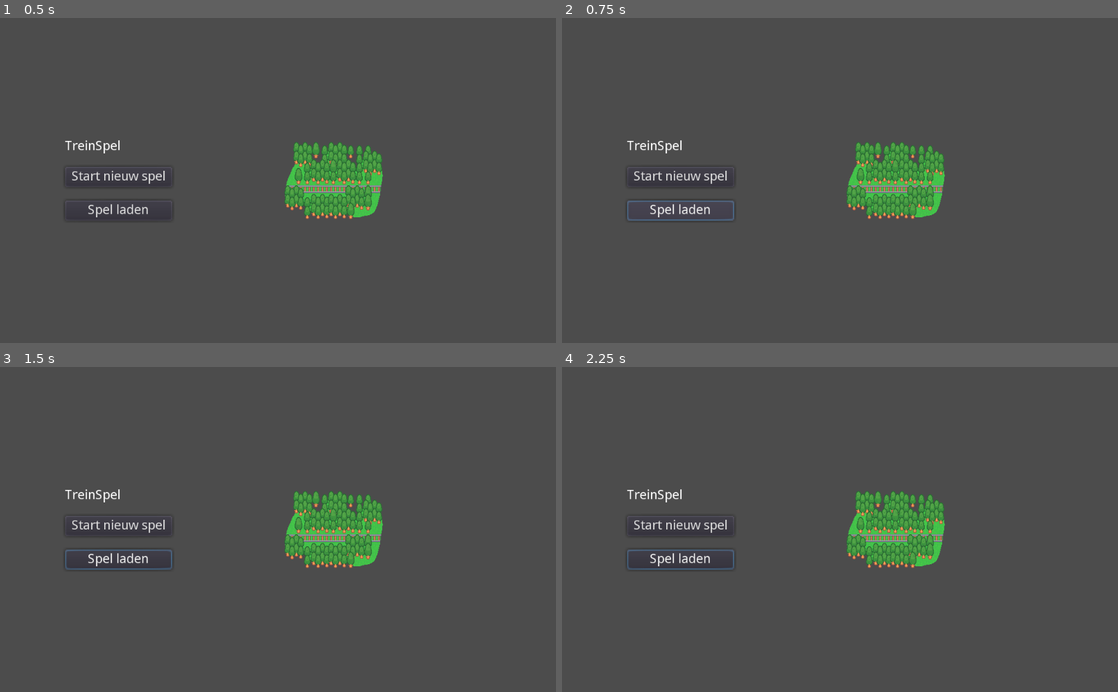
Above: before the commit, frames 1-4 (two rows, left to right).
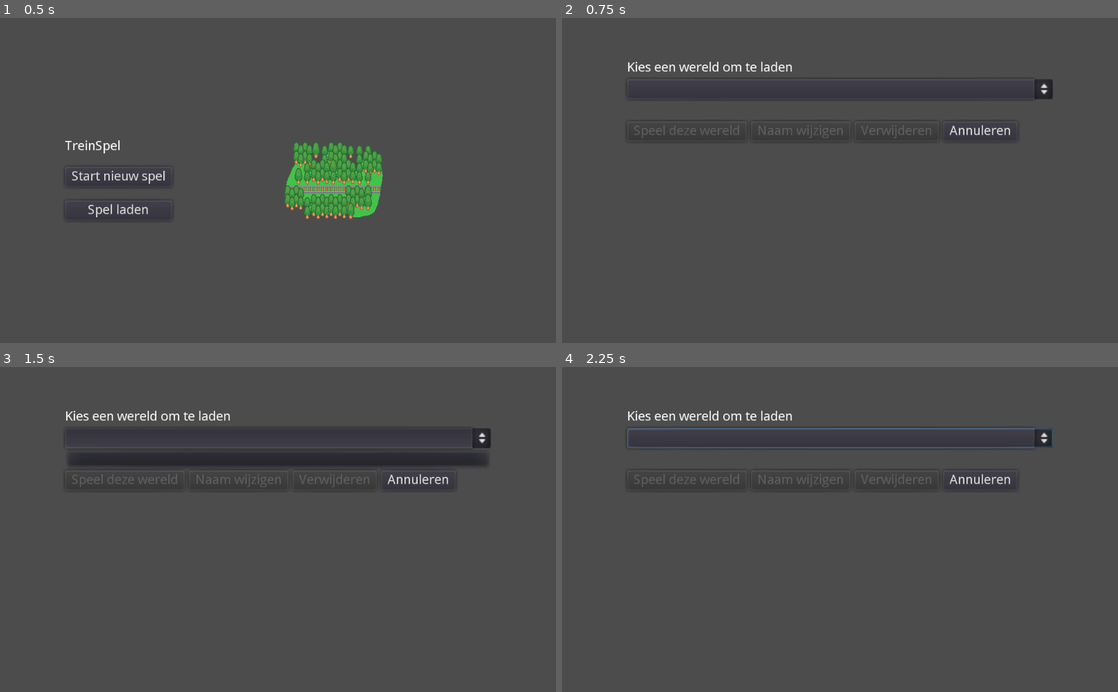
Above: after the commit, the same moments.

Repository: 2zqa/traingame
Game: Godot game, scene res://Scenes/TitleScreen.tscn
Same seed, same stepped clock (60 frames per second), same inputs: the game is played once before the commit and once after it.
Inputs (mouse positions are in pixels of both pictures, inside the frame that each line leads up to):
- Up to frame 1 (0.5 s): no input
- Up to frame 2 (0.75 s): click "Spel laden" at 0.5 s
- Up to frame 3 (1.5 s): click (278, 438) at 1.27 s
- Up to frame 4 (2.25 s): click (979, 480) at 2 s, where only the run after the commit has a clickable "Annuleren"

Frame 1 is identical in both runs. In frame 2, 4.7% of the frame differs, in the area x 11-89%, y 13-63%; in frame 3, 7.7%; in frame 4, 5.3%.
Error after the commit: Invalid call. Nonexistent function 'values' in base '_Directory'. (res://Scenes/LoadWorldScreen.gd:10)

Commit message:
Fix world saving, add mock-up of loading screen

Diff:
--- a/TrainGame-Godot/Scenes/GameScreen.gd
+++ b/TrainGame-Godot/Scenes/GameScreen.gd
@@ -99,5 +99,6 @@
 
 func _on_SideMenu_save_and_quit_requested() -> void:
     FileIO.write(Global.world_save_location, WORLD_RECTANGLE, $World/ObjectsTileMap, $World/GroundTileMap)
-    if not get_tree().change_scene(_MENU_SCREEN):
+    FileIO.write_name(Global.world_save_location, Global.world_name)
+    if get_tree().change_scene(_MENU_SCREEN) != OK:
         push_error("Failed to change scene")
--- /dev/null
+++ b/TrainGame-Godot/Scenes/LoadWorldScreen.gd
@@ -0,0 +1,42 @@
+extends MarginContainer
+
+var _world_names: PoolStringArray
+var _world_files: PoolStringArray
+var _world_id: int = -1
+
+# Called when the node enters the scene tree for the first time.
+func _ready():
+    var worlds = FileIO.read_world_names(Global.WORLD_FOLDER)
+    self._world_names = PoolStringArray(worlds.values())
+    self._world_files = PoolStringArray(worlds.keys())
+
+    var world_selector = $Container/WorldSelector
+    if worlds.size() == 0:
+        world_selector.add_item("<no worlds exist>", 0)
+    else:
+        world_selector.add_item("Select a world:", 0)
+
+    var i = 1
+    for world_name in self._world_names:
+        world_selector.add_item(world_name, i)
+        i += 1
+
+
+func _on_CancelButton_pressed():
+    if get_tree().change_scene("res://Scenes/TitleScreen.tscn") != OK:
+        push_error("Failed to switch to TitleScreen")
+
+
+func _set_buttons_enabled(enabled: bool) -> void:
+    $Container/ButtonsContainer/PlayButton.disabled = not enabled
+    $Container/ButtonsContainer/RenameButton.disabled = not enabled
+    $Container/ButtonsContainer/DeleteButton.disabled = not enabled
+
+
+func _on_WorldSelector_item_selected(world_id: int) -> void:
+    print(world_id)
+    self._world_id = world_id
+    if world_id == 0:
+        self._set_buttons_enabled(false)
+    else:
+        self._set_buttons_enabled(true)
--- /dev/null
+++ b/TrainGame-Godot/Scenes/LoadWorldScreen.tscn
@@ -0,0 +1,71 @@
+[gd_scene load_steps=2 format=2]
+
+[ext_resource path="res://Scenes/LoadWorldScreen.gd" type="Script" id=1]
+
+[node name="LoadWorldScreen" type="MarginContainer"]
+anchor_right = 1.0
+anchor_bottom = 1.0
+custom_constants/margin_right = 120
+custom_constants/margin_top = 80
+custom_constants/margin_left = 120
+custom_constants/margin_bottom = 80
+script = ExtResource( 1 )
+__meta__ = {
+"_edit_use_anchors_": false
+}
+
+[node name="Container" type="VBoxContainer" parent="."]
+margin_left = 120.0
+margin_top = 80.0
+margin_right = 904.0
+margin_bottom = 520.0
+rect_pivot_offset = Vector2( -1436.38, -80 )
+
+[node name="TitleLabel" type="Label" parent="Container"]
+margin_right = 784.0
+margin_bottom = 25.0
+text = "Load an existing world"
+
+[node name="WorldSelector" type="OptionButton" parent="Container"]
+margin_top = 33.0
+margin_right = 784.0
+margin_bottom = 70.0
+selected = 0
+
+[node name="FeedbackLabel" type="Label" parent="Container"]
+margin_top = 78.0
+margin_right = 784.0
+margin_bottom = 103.0
+
+[node name="ButtonsContainer" type="HBoxContainer" parent="Container"]
+margin_top = 111.0
+margin_right = 784.0
+margin_bottom = 148.0
+
+[node name="PlayButton" type="Button" parent="Container/ButtonsContainer"]
+margin_right = 232.0
+margin_bottom = 37.0
+disabled = true
+text = "Play selected world"
+
+[node name="RenameButton" type="Button" parent="Container/ButtonsContainer"]
+margin_left = 240.0
+margin_right = 353.0
+margin_bottom = 37.0
+disabled = true
+text = "Rename"
+
+[node name="DeleteButton" type="Button" parent="Container/ButtonsContainer"]
+margin_left = 361.0
+margin_right = 454.0
+margin_bottom = 37.0
+disabled = true
+text = "Delete"
+
+[node name="CancelButton" type="Button" parent="Container/ButtonsContainer"]
+margin_left = 462.0
+margin_right = 557.0
+margin_bottom = 37.0
+text = "Cancel"
+[connection signal="item_selected" from="Container/WorldSelector" to="." method="_on_WorldSelector_item_selected"]
+[connection signal="pressed" from="Container/ButtonsContainer/CancelButton" to="." method="_on_CancelButton_pressed"]
--- a/TrainGame-Godot/Scenes/NewWorldScreen.gd
+++ b/TrainGame-Godot/Scenes/NewWorldScreen.gd
@@ -13,7 +13,7 @@
         return
     Global.world_name = world_name
     Global.world_save_location = _create_world_save_location()
-    if not get_tree().change_scene("res://Scenes/GameScreen.tscn"):
+    if get_tree().change_scene("res://Scenes/GameScreen.tscn") != OK:
         push_error("Failed to change scene to GameScreen")
 
 
@@ -26,5 +26,5 @@
     return "This value is never returned, since it's after a while true loop"
 
 func _on_CancelButton_pressed() -> void:
-    if not get_tree().change_scene("res://Scenes/TitleScreen.tscn"):
+    if get_tree().change_scene("res://Scenes/TitleScreen.tscn") != OK:
         push_error("Failed to change scene to TitleScreen")
--- a/TrainGame-Godot/Scenes/TitleScreen.gd
+++ b/TrainGame-Godot/Scenes/TitleScreen.gd
@@ -1,7 +1,7 @@
 extends MarginContainer
 
 export(PackedScene) var newWorldScene;
-
+export(PackedScene) var loadWorldScene;
 
 # Called when the node enters the scene tree for the first time.
 func _ready():
@@ -10,4 +10,9 @@
 
 func _on_StartButton_pressed():
     if get_tree().change_scene_to(newWorldScene) != OK:
-        return
+        push_error("Failed to load world creation screen")
+
+
+func _on_LoadButton_pressed():
+    if get_tree().change_scene_to(loadWorldScene) != OK:
+        push_error("Failed to load world loading screen")
--- a/TrainGame-Godot/Scenes/TitleScreen.tscn
+++ b/TrainGame-Godot/Scenes/TitleScreen.tscn
@@ -1,8 +1,9 @@
-[gd_scene load_steps=4 format=2]
+[gd_scene load_steps=5 format=2]
 
 [ext_resource path="res://Images/title_screen_illustration.png" type="Texture" id=1]
 [ext_resource path="res://Scenes/TitleScreen.gd" type="Script" id=2]
 [ext_resource path="res://Scenes/NewWorldScreen.tscn" type="PackedScene" id=3]
+[ext_resource path="res://Scenes/LoadWorldScreen.tscn" type="PackedScene" id=4]
 
 [node name="TitleScreen" type="MarginContainer"]
 anchor_right = 1.0
@@ -16,6 +17,7 @@
 "_edit_use_anchors_": false
 }
 newWorldScene = ExtResource( 3 )
+loadWorldScene = ExtResource( 4 )
 
 [node name="HBoxContainer" type="HBoxContainer" parent="."]
 margin_left = 120.0
@@ -65,3 +67,4 @@
 margin_bottom = 291.0
 texture = ExtResource( 1 )
 [connection signal="pressed" from="HBoxContainer/CenterContainer2/VBoxContainer/StartButton" to="." method="_on_StartButton_pressed"]
+[connection signal="pressed" from="HBoxContainer/CenterContainer2/VBoxContainer/LoadButton" to="." method="_on_LoadButton_pressed"]
--- a/TrainGame-Godot/Scripts/FileIO.gd
+++ b/TrainGame-Godot/Scripts/FileIO.gd
@@ -1,16 +1,52 @@
 class_name FileIO
 
-# File format:
-# Array, mapping numeric ids to strings.
-# Rect2, the world size in tile coords.
-# PoolByteArray, ids of ground, rows first. The length of this array depends on the world size.
-# PoolIntArray, ids of objects, rows first. The length of this array depends on the world size.
+const _META_SUFFIX = ".meta.txt"
+
+# File format: Dictionary with the following values
+# "registry": Array, mapping numeric ids to strings.
+# "saved_area": Rect2, the world size in tile coords.
+# "ground_ids": PoolByteArray, ids of ground, rows first. The length of this array depends on the world size.
+# "object_ids": PoolIntArray, ids of objects, rows first. The length of this array depends on the world size.
 
 static func read(file_name: String) -> void:
     pass
 
+# Creates the parent directories for the given file name. So for the file "user://Resources/Images/player.png",
+# the directory "user://Resources/Images" is created, along with its parent directory.
+static func _create_parent_directories(file_name: String) -> void:
+    var directory_name = file_name.get_base_dir()
+    var directory_handle = Directory.new()
+    if not directory_handle.dir_exists(directory_name):
+        directory_handle.make_dir_recursive(directory_name)
+
+
+# Gets a dictionary file name => world name of all worlds in the given directory.
+static func read_world_names(directory_name: String) -> Dictionary:
+    var directory = Directory.new()
+    if directory.open(directory_name) != OK:
+        return directory  # Directory doesn't exist
+    directory.list_dir_begin(true)
+
+    var return_value = Dictionary()
+    while true:
+        var file_name = directory.get_next()
+        if file_name == "":
+            break
+        elif file_name.ends_with(_META_SUFFIX):
+            var file_path = directory_name + "/" + file_name
+            var world_file_path = file_path.substr(file_name.length() - _META_SUFFIX.length(), _META_SUFFIX.length())
+            var file_handle = File.new()
+            file_handle.open(file_path, File.READ)
+            var world_name = file_handle.get_line()
+            return_value[world_file_path] = world_name
+
+    directory.list_dir_end()
+    return return_value
+
+
 # Writes all data of the level to the given file.
 static func write(file_name: String, save_area: Rect2, objects: ObjectsTileMap, ground: GroundTileMap) -> void:
+    _create_parent_directories(file_name)
     var id_registry = _IdRegistry.new()
 
     var object_ids = PoolIntArray()
@@ -30,13 +66,27 @@
 
     # Write the file
     var file = File.new()
-    file.open(file_name, File.WRITE)
+    var open_result = file.open(file_name, File.WRITE)
+    if open_result != OK:
+        push_error("Failed to open save file. Error " + str(open_result))
     file.store_var({
         "registry": id_registry.get_id_to_key_array(),
+        "saved_area": save_area,
         "ground_ids": ground_ids,
         "object_ids": object_ids
     })
     file.close()
+    print("Saved to " + file_name)
+
+# Writes the world name to a file next to the world file
+static func write_name(world_file_name: String, world_name: String) -> void:
+    _create_parent_directories(world_file_name)
+    var name_file = File.new()
+    var open_result = name_file.open(world_file_name + _META_SUFFIX, File.WRITE)
+    if open_result != OK:
+        push_error("Failed to open world name file. Error " + str(open_result))
+    name_file.store_line(world_name)
+    name_file.close()
 
 
 # Used to keep track of id <==> key mappings. Ids are auto-incremented ints, keys are strings.
--- a/TrainGame-Godot/Scripts/Global.gd
+++ b/TrainGame-Godot/Scripts/Global.gd
@@ -5,5 +5,5 @@
 
 var Registry := preload("res://Scripts/Registry.gd").new()
 
-var world_name := "Unnamed"
-var world_save_location := "user://Worlds/world1.tg"
+var world_name := "Testworld"
+var world_save_location := WORLD_FOLDER + "test_world" + SAVE_FILE_EXTENSION
--- a/TrainGame-Godot/Translations/translations.csv
+++ b/TrainGame-Godot/Translations/translations.csv
@@ -10,3 +10,9 @@
 Game paused;Spel gepauzeerd
 Continue playing;Terug naar spel
 Save and quit to title;Opslaan en naar hoofdmenu
+Load an existing world;Kies een wereld om te laden
+Play selected world;Speel deze wereld
+Rename;Naam wijzigen
+Delete;Verwijderen
+<no worlds exist>;<geen werelden gevonden>
+Select a world:;Kies een wereld:
